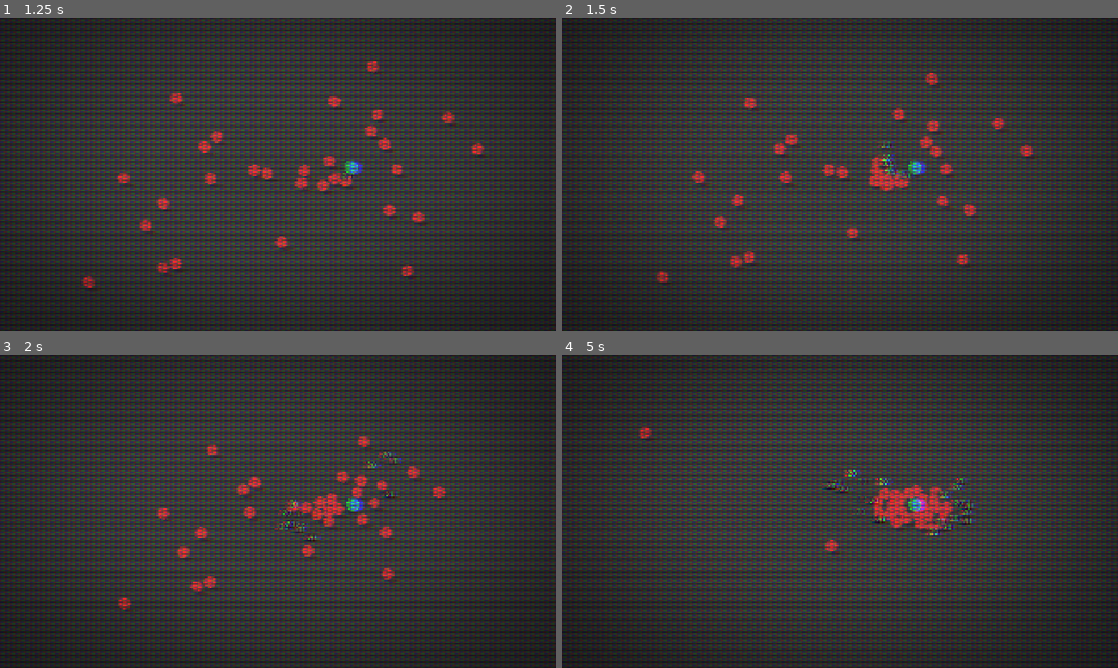
Above: before the commit, frames 1-4 (two rows, left to right).
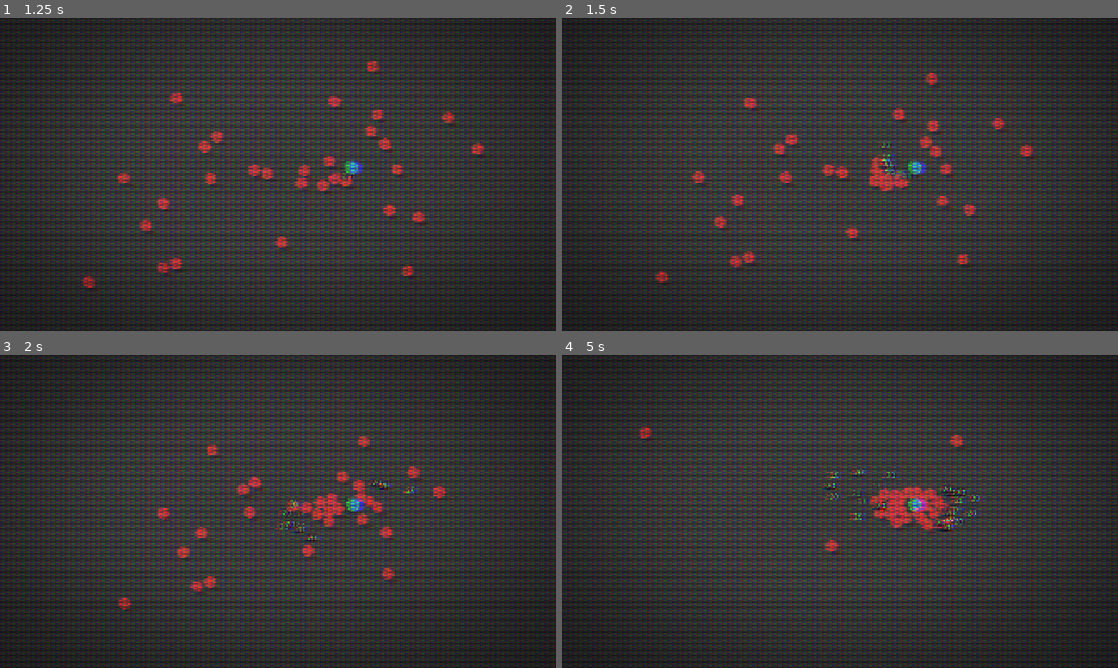
Above: after the commit, the same moments.

Repository: DHA343/prototype
Game: Godot game, scene res://main/main.tscn
Two runs of this game, one before a commit and one after it. Both use one fixed random seed, a clock stepped at 60 frames per second and the inputs below.
Inputs (mouse positions are in pixels of both pictures, inside the frame that each line leads up to):
- Up to frame 1 (1.25 s): tap Enter at 0.5 s; move the mouse to (400, 158) at 0.52 s; hold D (right) from 0.53 s (still down); click (400, 158) at 0.6 s
- Up to frame 2 (1.5 s): release D (right) at 1.25 s; drag from (728, 190) to (912, 168) at 1.27 s
- Up to frame 3 (2 s): no input
- Up to frame 4 (5 s): move the mouse to (895, 442) at 2.02 s; hold D (right) 2.03-2.75 s; click (895, 442) at 2.1 s; drag from (812, 574) to (856, 511) at 2.77 s; move the mouse to (1006, 558) at 3.52 s; hold A (left) 3.53-4.25 s; click (1006, 558) at 3.6 s; drag from (673, 464) to (945, 517) at 4.27 s

Frame 1 is identical in both runs. In frame 2, 0.3% of the frame differs, in the area x 16-85%, y 20-85%; in frame 3, 0.6%; in frame 4, 1.8%, in the area x 46-76%, y 25-58%.

Commit message:
21

Diff:
--- a/main/main.gd
+++ b/main/main.gd
@@ -8,7 +8,7 @@
 @onready var enemy_spawner: EnemySpawner = $EnemySpawner
 @onready var damage_number_spawner: DamageNumberSpawner = $WorldUILayer/DamageNumberSpawner
 @onready var world_sound_output: WorldSoundOutput = $WorldSoundOutput
-@onready var impact_camera_shake: ImpactCameraShake = $Camera2D/CameraShake/ImpactCameraShake
+@onready var camera_shake: CameraShake = $Camera2D/CameraShake
 @onready var world_ui_layer: CanvasLayer = $WorldUILayer
 
 
@@ -16,7 +16,7 @@
 	world_ui_layer.layer = RenderLayers.WORLD_UI
 	crowd_manager.register_member(player, player.crowd)
 	player.sound_requested.connect(world_sound_output.request)
-	player.camera_shake_requested.connect(impact_camera_shake.request_trauma)
+	player.camera_shake_requested.connect(camera_shake.request)
 	enemy_spawner.enemy_spawned.connect(_on_enemy_spawned)
 	enemy_spawner.setup(player, enemies, spawn_area)
 	enemy_spawner.start()
--- a/main/main.tscn
+++ b/main/main.tscn
@@ -10,7 +10,6 @@
 [ext_resource type="Script" uid="uid://cbgahifjtheqi" path="res://systems/damage_number/damage_number_spawner.gd" id="8_damage_number_spawner"]
 [ext_resource type="PackedScene" path="res://components/visual/damage_number/damage_number.tscn" id="9_damage_number"]
 [ext_resource type="Script" uid="uid://bbbg0mjvptfxr" path="res://systems/camera/camera_shake.gd" id="10_camera_shake"]
-[ext_resource type="Script" uid="uid://4nnw1r2i1m1u" path="res://systems/camera/impact_camera_shake.gd" id="11_impact_camera_shake"]
 [ext_resource type="PackedScene" uid="uid://1cph7125gclc" path="res://systems/post_processing/post_processing.tscn" id="12_post_processing"]
 
 [sub_resource type="RectangleShape2D" id="RectangleShape2D_spawn_area"]
@@ -27,11 +26,6 @@
 [node name="CameraShake" type="Node" parent="Camera2D" unique_id=1954490449]
 script = ExtResource("10_camera_shake")
 max_offset = Vector2(12, 7)
-trauma_power = 1.0
-noise_speed = 10.0
-
-[node name="ImpactCameraShake" type="Node" parent="Camera2D/CameraShake" unique_id=1954490450]
-script = ExtResource("11_impact_camera_shake")
 
 [node name="Actors" type="Node2D" parent="." unique_id=137631151]
 y_sort_enabled = true
--- a/player/ability/ability.gd
+++ b/player/ability/ability.gd
@@ -4,7 +4,7 @@
 @warning_ignore("unused_signal")
 signal sound_requested(request: SoundRequest)
 @warning_ignore("unused_signal")
-signal camera_shake_requested(trauma: float)
+signal camera_shake_requested(request: CameraShakeRequest)
 
 @export_range(0.0, 0.5, 0.01, "suffix:s") var press_buffer_duration: float = 0.0
 
--- a/player/ability/ability_controller.gd
+++ b/player/ability/ability_controller.gd
@@ -2,7 +2,7 @@
 extends Node
 
 signal sound_requested(request: SoundRequest)
-signal camera_shake_requested(trauma: float)
+signal camera_shake_requested(request: CameraShakeRequest)
 
 var _slots: Dictionary[StringName, AbilitySlot] = {}
 var _ability_user: Node
@@ -95,5 +95,5 @@
 	sound_requested.emit(request)
 
 
-func _on_ability_camera_shake_requested(trauma: float) -> void:
-	camera_shake_requested.emit(trauma)
+func _on_ability_camera_shake_requested(request: CameraShakeRequest) -> void:
+	camera_shake_requested.emit(request)
--- a/player/ability/punch/punch_ability.gd
+++ b/player/ability/punch/punch_ability.gd
@@ -29,8 +29,8 @@
 	_try_punch(aim_direction)
 
 
-func _on_punch_camera_shake_requested(trauma: float) -> void:
-	camera_shake_requested.emit(trauma)
+func _on_punch_camera_shake_requested(request: CameraShakeRequest) -> void:
+	camera_shake_requested.emit(request)
 
 
 func _on_punch_sound_requested(request: SoundRequest) -> void:
--- a/player/ability/punch/punch_attack.gd
+++ b/player/ability/punch/punch_attack.gd
@@ -1,7 +1,7 @@
 class_name PunchAttack
 extends Node2D
 
-signal camera_shake_requested(trauma: float)
+signal camera_shake_requested(request: CameraShakeRequest)
 signal sound_requested(request: SoundRequest)
 
 @export_group("Hit")
@@ -10,7 +10,7 @@
 @export_range(0.01, 1.0, 0.01, "suffix:s") var hit_active_duration: float = 0.09
 
 @export_group("Feedback")
-@export_range(0.0, 1.0, 0.01) var hit_camera_trauma: float = 0.15
+@export var hit_camera_shake: CameraShakeCue
 
 @export_group("Audio")
 @export var hit_sound: SoundCue
@@ -29,6 +29,7 @@
 var _direction: Vector2 = Vector2.RIGHT
 var _side_sign: float = -1.0
 var _hit_hurtbox_ids: Dictionary[int, bool] = {}
+var _has_requested_hit_camera_shake: bool = false
 
 @onready var _visual_root: Node2D = $VisualRoot
 @onready var _hitbox: Hitbox = $Hitbox
@@ -72,8 +73,21 @@
 	hit.hit_direction = _direction
 	hurtbox.receive_hit(hit)
 	_request_hit_sound(hit.hit_position)
-	if hit_camera_trauma > 0.0:
-		camera_shake_requested.emit(hit_camera_trauma)
+	_request_hit_camera_shake()
+
+
+func _request_hit_camera_shake() -> void:
+	if _has_requested_hit_camera_shake:
+		return
+	_has_requested_hit_camera_shake = true
+	if hit_camera_shake == null:
+		return
+
+	var request := CameraShakeRequest.new()
+	request.cue = hit_camera_shake
+	request.operation = CameraShakeRequest.Operation.PLAY
+	request.impact_direction = _direction
+	camera_shake_requested.emit(request)
 
 
 func _request_hit_sound(hit_position: Vector2) -> void:
--- a/player/ability/punch/punch_attack.tscn
+++ b/player/ability/punch/punch_attack.tscn
@@ -4,6 +4,7 @@
 [ext_resource type="Script" uid="uid://qrvsxwdr56gm" path="res://components/combat/hitbox.gd" id="2_hitbox"]
 [ext_resource type="Script" uid="uid://b3v0jytvki4sj" path="res://systems/audio/sound_cue.gd" id="2_nqmmw"]
 [ext_resource type="AudioStream" uid="uid://5myqy4r2epl5" path="res://player/ability/punch/打撃.wav" id="3_tkwyx"]
+[ext_resource type="Script" path="res://systems/camera/camera_shake_cue.gd" id="4_camera_shake_cue"]
 
 [sub_resource type="Resource" id="Resource_6v1qx"]
 script = ExtResource("2_nqmmw")
@@ -16,10 +17,19 @@
 radius = 18.0
 height = 72.0
 
+[sub_resource type="Resource" id="Resource_hit_camera_shake"]
+script = ExtResource("4_camera_shake_cue")
+strength = 0.2
+duration = 0.08
+kick_weight = 0.9
+low_noise_weight = 0.1
+kick_direction_mode = 1
+
 [node name="PunchAttack" type="Node2D" unique_id=1588396361]
 script = ExtResource("1_punch_attack")
 damage = 20.0
 knockback = 800.0
+hit_camera_shake = SubResource("Resource_hit_camera_shake")
 hit_sound = SubResource("Resource_6v1qx")
 
 [node name="VisualRoot" type="Node2D" parent="." unique_id=1527551148]
--- a/player/player.gd
+++ b/player/player.gd
@@ -2,7 +2,7 @@
 extends CharacterBody2D
 
 signal sound_requested(request: SoundRequest)
-signal camera_shake_requested(trauma: float)
+signal camera_shake_requested(request: CameraShakeRequest)
 
 @export_group("Movement")
 @export_range(0.0, 2000.0, 10.0, "suffix:unit/s") var move_speed: float = 360.0
@@ -48,5 +48,5 @@
 	sound_requested.emit(request)
 
 
-func _on_camera_shake_requested(trauma: float) -> void:
-	camera_shake_requested.emit(trauma)
+func _on_camera_shake_requested(request: CameraShakeRequest) -> void:
+	camera_shake_requested.emit(request)
--- a/systems/camera/camera_shake.gd
+++ b/systems/camera/camera_shake.gd
@@ -2,22 +2,16 @@
 extends Node
 
 @export var max_offset: Vector2 = Vector2(16.0, 9.0)
-
-@export_range(0.0, 10.0, 0.1)
-var trauma_decay_rate: float = 3.0
-
-@export_range(1.0, 4.0, 0.1)
-var trauma_power: float = 2.0
-
-@export_range(0.0, 100.0, 1.0)
-var noise_speed: float = 30.0
-
-@export_range(0.0, 0.2, 0.01)
-var trauma_dead_zone: float = 0.02
-
-var _trauma: float = 0.0
-var _noise_position: float = 0.0
-var _noise: FastNoiseLite
+@export_range(0.0, 1.0, 0.01) var master_intensity: float = 1.0
+@export_range(0.0, 100.0, 1.0) var low_noise_speed: float = 8.0
+@export_range(0.0, 100.0, 1.0) var high_noise_speed: float = 36.0
+
+var _one_shots: Array[OneShotState] = []
+var _sustains: Dictionary[int, SustainState] = {}
+var _low_noise_position: float = 0.0
+var _high_noise_position: float = 0.0
+var _low_noise: FastNoiseLite
+var _high_noise: FastNoiseLite
 var _camera: Camera2D
 
 
@@ -25,11 +19,8 @@
 	_camera = get_parent() as Camera2D
 	assert(_camera != null, "CameraShake must be a child of Camera2D.")
 
-	_noise = FastNoiseLite.new()
-	_noise.noise_type = FastNoiseLite.TYPE_SIMPLEX_SMOOTH
-	_noise.fractal_type = FastNoiseLite.FRACTAL_NONE
-	_noise.frequency = 1.0
-	_noise.seed = randi()
+	_low_noise = _create_noise()
+	_high_noise = _create_noise()
 	_camera.offset = Vector2.ZERO
 	set_process(false)
 
@@ -40,30 +31,216 @@
 
 
 func _process(delta: float) -> void:
-	_trauma = maxf(_trauma - trauma_decay_rate * delta, 0.0)
-	if _trauma <= trauma_dead_zone:
-		stop()
-		return
-
-	_noise_position += noise_speed * delta
-	var shake_offset := Vector2(
-		_noise.get_noise_1d(_noise_position),
-		_noise.get_noise_1d(_noise_position + 1000.0)
-	)
-	var shake_strength := pow(_trauma, trauma_power)
-	_camera.offset = shake_offset * max_offset * shake_strength
-
-
-func add_trauma(amount: float) -> void:
-	if amount <= 0.0:
-		return
-
-	_trauma = clampf(_trauma + amount, 0.0, 1.0)
-	set_process(true)
-
-
-func stop() -> void:
-	_trauma = 0.0
-	_noise_position = 0.0
-	_camera.offset = Vector2.ZERO
-	set_process(false)
+	_release_destroyed_sources()
+	_camera.offset = _calculate_offset() * master_intensity
+	_advance_states(delta)
+	_low_noise_position += low_noise_speed * delta
+	_high_noise_position += high_noise_speed * delta
+
+	if _one_shots.is_empty() and _sustains.is_empty():
+		_camera.offset = Vector2.ZERO
+		set_process(false)
+
+
+func request(request: CameraShakeRequest) -> void:
+	match request.operation:
+		CameraShakeRequest.Operation.PLAY:
+			_request_one_shot(request)
+		CameraShakeRequest.Operation.START:
+			_start_sustain(request)
+		CameraShakeRequest.Operation.UPDATE:
+			_update_sustain(request)
+		CameraShakeRequest.Operation.STOP:
+			_stop_sustain(request.source_id)
+
+	if not _one_shots.is_empty() or not _sustains.is_empty():
+		set_process(true)
+
+
+func _request_one_shot(request: CameraShakeRequest) -> void:
+	assert(request.cue != null, "A cue is required for PLAY.")
+	assert(request.cue.lifetime == CameraShakeCue.Lifetime.ONE_SHOT, "PLAY requires a one-shot cue.")
+	if request.cue.duration <= 0.0:
+		return
+
+	var state := OneShotState.new()
+	state.cue = request.cue
+	state.impact_direction = request.impact_direction
+	state.strength_scale = request.strength_scale
+	_one_shots.append(state)
+
+
+func _start_sustain(request: CameraShakeRequest) -> void:
+	assert(request.cue != null, "A cue is required for START.")
+	assert(request.cue.lifetime == CameraShakeCue.Lifetime.SUSTAIN, "START requires a sustain cue.")
+	assert(request.source_id != 0, "A sustain source_id is required.")
+	assert(request.source_reference != null, "A sustain source_reference is required.")
+
+	var state := _sustains.get(request.source_id) as SustainState
+	if state == null:
+		state = SustainState.new()
+		_sustains[request.source_id] = state
+	state.cue = request.cue
+	state.source_reference = request.source_reference
+	state.impact_direction = request.impact_direction
+	state.strength_scale = request.strength_scale
+	state.is_releasing = false
+	state.release_elapsed = 0.0
+
+
+func _update_sustain(request: CameraShakeRequest) -> void:
+	assert(request.source_id != 0, "A sustain source_id is required.")
+	var state := _sustains.get(request.source_id) as SustainState
+	assert(state != null, "UPDATE requires an active sustain.")
+	if state == null:
+		return
+
+	state.impact_direction = request.impact_direction
+	state.strength_scale = request.strength_scale
+
+
+func _stop_sustain(source_id: int) -> void:
+	assert(source_id != 0, "A sustain source_id is required.")
+	var state := _sustains.get(source_id) as SustainState
+	assert(state != null, "STOP requires an active sustain.")
+	if state != null:
+		_begin_release(state)
+
+
+func _release_destroyed_sources() -> void:
+	for state: SustainState in _sustains.values():
+		if not state.is_releasing and state.source_reference.get_ref() == null:
+			_begin_release(state)
+
+
+func _begin_release(state: SustainState) -> void:
+	if state.is_releasing:
+		return
+	state.is_releasing = true
+	state.release_strength = _get_sustain_strength(state)
+	state.release_elapsed = 0.0
+
+
+func _calculate_offset() -> Vector2:
+	var totals := ChannelStrengths.new()
+
+	for state: OneShotState in _one_shots:
+		_add_contribution(
+			state.cue,
+			_get_one_shot_strength(state),
+			state.impact_direction,
+			totals
+		)
+	for state: SustainState in _sustains.values():
+		_add_contribution(
+			state.cue,
+			_get_sustain_strength(state),
+			state.impact_direction,
+			totals
+		)
+
+	var low_offset := _get_noise_vector(_low_noise, _low_noise_position) * totals.low_strength
+	var high_offset := _get_noise_vector(_high_noise, _high_noise_position) * totals.high_strength
+	var normalized_offset := totals.kick_offset + low_offset + high_offset
+	if normalized_offset.length() > 1.0:
+		normalized_offset = normalized_offset.normalized()
+	return normalized_offset * max_offset
+
+
+func _add_contribution(
+	cue: CameraShakeCue,
+	strength: float,
+	impact_direction: Vector2,
+	totals: ChannelStrengths
+) -> void:
+	var weight_total := cue.kick_weight + cue.low_noise_weight + cue.high_noise_weight
+	if weight_total <= 0.0:
+		return
+
+	var kick_weight := cue.kick_weight / weight_total
+	var low_weight := cue.low_noise_weight / weight_total
+	var high_weight := cue.high_noise_weight / weight_total
+	var contribution := strength * kick_weight
+	if cue.kick_direction_mode == CameraShakeCue.KickDirectionMode.OPPOSITE_IMPACT \
+		and not impact_direction.is_zero_approx() and contribution > totals.kick_strength:
+		totals.kick_strength = contribution
+		totals.kick_offset = -impact_direction.normalized() * contribution
+
+	totals.low_strength = _saturated_add(totals.low_strength, strength * low_weight)
+	totals.high_strength = _saturated_add(totals.high_strength, strength * high_weight)
+
+
+func _get_one_shot_strength(state: OneShotState) -> float:
+	var progress := clampf(state.elapsed / state.cue.duration, 0.0, 1.0)
+	return _get_effective_strength(state.cue, state.strength_scale) * pow(1.0 - progress, 2.0)
+
+
+func _get_sustain_strength(state: SustainState) -> float:
+	if not state.is_releasing:
+		return _get_effective_strength(state.cue, state.strength_scale)
+	if state.cue.release_duration <= 0.0:
+		return 0.0
+
+	var progress := clampf(state.release_elapsed / state.cue.release_duration, 0.0, 1.0)
+	return state.release_strength * pow(1.0 - progress, 2.0)
+
+
+func _get_effective_strength(cue: CameraShakeCue, strength_scale: float) -> float:
+	return clampf(cue.strength * maxf(strength_scale, 0.0), 0.0, 1.0)
+
+
+func _advance_states(delta: float) -> void:
+	for index: int in range(_one_shots.size() - 1, -1, -1):
+		var state := _one_shots[index]
+		state.elapsed += delta
+		if state.elapsed >= state.cue.duration:
+			_one_shots.remove_at(index)
+
+	for source_id: int in _sustains.keys():
+		var state: SustainState = _sustains[source_id]
+		if not state.is_releasing:
+			continue
+		state.release_elapsed += delta
+		if state.release_elapsed >= state.cue.release_duration:
+			_sustains.erase(source_id)
+
+
+func _create_noise() -> FastNoiseLite:
+	var noise := FastNoiseLite.new()
+	noise.noise_type = FastNoiseLite.TYPE_SIMPLEX_SMOOTH
+	noise.fractal_type = FastNoiseLite.FRACTAL_NONE
+	noise.frequency = 1.0
+	noise.seed = randi()
+	return noise
+
+
+func _get_noise_vector(noise: FastNoiseLite, position: float) -> Vector2:
+	return Vector2(noise.get_noise_1d(position), noise.get_noise_1d(position + 1000.0))
+
+
+func _saturated_add(first: float, second: float) -> float:
+	return first + second - first * second
+
+
+class OneShotState:
+	var cue: CameraShakeCue
+	var impact_direction: Vector2
+	var strength_scale: float
+	var elapsed: float = 0.0
+
+
+class SustainState:
+	var cue: CameraShakeCue
+	var source_reference: WeakRef
+	var impact_direction: Vector2
+	var strength_scale: float
+	var is_releasing: bool = false
+	var release_strength: float = 0.0
+	var release_elapsed: float = 0.0
+
+
+class ChannelStrengths:
+	var kick_strength: float = 0.0
+	var kick_offset: Vector2 = Vector2.ZERO
+	var low_strength: float = 0.0
+	var high_strength: float = 0.0
--- /dev/null
+++ b/systems/camera/camera_shake_cue.gd
@@ -0,0 +1,21 @@
+class_name CameraShakeCue
+extends Resource
+
+enum Lifetime {
+	ONE_SHOT,
+	SUSTAIN,
+}
+
+enum KickDirectionMode {
+	NONE,
+	OPPOSITE_IMPACT,
+}
+
+@export var lifetime: Lifetime = Lifetime.ONE_SHOT
+@export_range(0.0, 1.0, 0.01) var strength: float = 1.0
+@export_range(0.0, 5.0, 0.01, "suffix:s") var duration: float = 0.1
+@export_range(0.0, 5.0, 0.01, "suffix:s") var release_duration: float = 0.1
+@export_range(0.0, 10.0, 0.01) var kick_weight: float = 1.0
+@export_range(0.0, 10.0, 0.01) var low_noise_weight: float = 0.0
+@export_range(0.0, 10.0, 0.01) var high_noise_weight: float = 0.0
+@export var kick_direction_mode: KickDirectionMode = KickDirectionMode.NONE
--- /dev/null
+++ b/systems/camera/camera_shake_request.gd
@@ -0,0 +1,16 @@
+class_name CameraShakeRequest
+extends RefCounted
+
+enum Operation {
+	PLAY,
+	START,
+	UPDATE,
+	STOP,
+}
+
+var cue: CameraShakeCue
+var operation: Operation = Operation.PLAY
+var source_id: int = 0
+var source_reference: WeakRef
+var impact_direction: Vector2 = Vector2.ZERO
+var strength_scale: float = 1.0
--- a/systems/camera/impact_camera_shake.gd
+++ /dev/null
@@ -1,32 +0,0 @@
-class_name ImpactCameraShake
-extends Node
-
-var _pending_trauma: float = 0.0
-var _flush_scheduled: bool = false
-
-@onready var _camera_shake: CameraShake = get_parent() as CameraShake
-
-
-func _ready() -> void:
-	assert(_camera_shake != null, "ImpactCameraShake must be a child of CameraShake.")
-
-
-func request_trauma(amount: float) -> void:
-	if amount <= 0.0:
-		return
-
-	_pending_trauma = maxf(_pending_trauma, clampf(amount, 0.0, 1.0))
-	if _flush_scheduled:
-		return
-
-	_flush_scheduled = true
-	call_deferred("_flush_pending_trauma")
-
-
-func _flush_pending_trauma() -> void:
-	_flush_scheduled = false
-	if _pending_trauma <= 0.0:
-		return
-
-	_camera_shake.add_trauma(_pending_trauma)
-	_pending_trauma = 0.0
--- a/tests/ability_regression.gd
+++ b/tests/ability_regression.gd
@@ -93,7 +93,7 @@
 	var controller := AbilityController.new()
 	var slot := AbilitySlot.new()
 	var sound_count := [0]
-	var trauma := [0.0]
+	var received_camera_shake: Array[CameraShakeRequest] = []
 	slot.slot_id = &"primary"
 	slot.input_action = &"ability_primary"
 	slot.initial_ability_scene = PUNCH_ABILITY_SCENE
@@ -103,12 +103,20 @@
 	fixture_root.add_child(controller)
 	controller.add_child(slot)
 	controller.sound_requested.connect(func(_request: SoundRequest): sound_count[0] += 1)
-	controller.camera_shake_requested.connect(func(value: float): trauma[0] = value)
+	controller.camera_shake_requested.connect(
+		func(request: CameraShakeRequest): received_camera_shake.append(request)
+	)
 	controller.setup(fixture_root, player_input, attack_root)
 	var ability := controller.get_ability(&"primary")
 	ability.sound_requested.emit(SoundRequest.new(SoundCue.new(), Vector2.ZERO, ability))
-	ability.camera_shake_requested.emit(0.25)
-	_expect(sound_count[0] == 1 and is_equal_approx(trauma[0], 0.25), "Ability feedback relays through the controller.")
+	var camera_shake_request := CameraShakeRequest.new()
+	ability.camera_shake_requested.emit(camera_shake_request)
+	_expect(
+		sound_count[0] == 1
+			and received_camera_shake.size() == 1
+			and received_camera_shake[0].operation == CameraShakeRequest.Operation.PLAY,
+		"Ability feedback relays through the controller."
+	)
 	fixture_root.queue_free()
 
 
--- /dev/null
+++ b/tests/camera_shake_regression.gd
@@ -0,0 +1,92 @@
+extends SceneTree
+## Run: godot --headless --path . --script tests/camera_shake_regression.gd
+
+var _failures: int = 0
+
+
+func _initialize() -> void:
+	_run.call_deferred()
+
+
+func _run() -> void:
+	await _check_one_shot_and_master_intensity()
+	await _check_sustain_release()
+	print("Camera shake regression: %d failure(s)." % _failures)
+	quit(1 if _failures > 0 else 0)
+
+
+func _check_one_shot_and_master_intensity() -> void:
+	var fixture := await _create_fixture()
+	var camera: Camera2D = fixture[&"camera"]
+	var shake: CameraShake = fixture[&"shake"]
+	var cue := CameraShakeCue.new()
+	cue.strength = 0.5
+	cue.duration = 0.2
+	cue.kick_weight = 1.0
+	cue.low_noise_weight = 0.0
+	cue.high_noise_weight = 0.0
+	cue.kick_direction_mode = CameraShakeCue.KickDirectionMode.OPPOSITE_IMPACT
+	var request := CameraShakeRequest.new()
+	request.cue = cue
+	request.operation = CameraShakeRequest.Operation.PLAY
+	request.impact_direction = Vector2.RIGHT
+	shake.master_intensity = 0.0
+	shake.request(request)
+	await process_frame
+	_expect(camera.offset == Vector2.ZERO, "Master intensity prevents camera movement.")
+	shake.master_intensity = 1.0
+	await process_frame
+	_expect(camera.offset.x < 0.0, "Kick is opposite to the impact direction.")
+	await create_timer(0.25).timeout
+	_expect(camera.offset == Vector2.ZERO, "One-shot finishes at zero offset.")
+	fixture.root.queue_free()
+
+
+func _check_sustain_release() -> void:
+	var fixture := await _create_fixture()
+	var camera: Camera2D = fixture[&"camera"]
+	var shake: CameraShake = fixture[&"shake"]
+	var source := Node.new()
+	fixture.root.add_child(source)
+	var cue := CameraShakeCue.new()
+	cue.lifetime = CameraShakeCue.Lifetime.SUSTAIN
+	cue.strength = 0.5
+	cue.release_duration = 0.05
+	cue.kick_weight = 1.0
+	cue.low_noise_weight = 0.0
+	cue.high_noise_weight = 0.0
+	cue.kick_direction_mode = CameraShakeCue.KickDirectionMode.OPPOSITE_IMPACT
+	var start_request := CameraShakeRequest.new()
+	start_request.cue = cue
+	start_request.operation = CameraShakeRequest.Operation.START
+	start_request.source_id = source.get_instance_id()
+	start_request.source_reference = weakref(source)
+	start_request.impact_direction = Vector2.RIGHT
+	shake.request(start_request)
+	await process_frame
+	_expect(camera.offset.x < 0.0, "Sustain starts without damage ticks.")
+	var stop_request := CameraShakeRequest.new()
+	stop_request.operation = CameraShakeRequest.Operation.STOP
+	stop_request.source_id = source.get_instance_id()
+	shake.request(stop_request)
+	await create_timer(0.1).timeout
+	_expect(camera.offset == Vector2.ZERO, "Sustain release finishes at zero offset.")
+	fixture.root.queue_free()
+
+
+func _create_fixture() -> Dictionary[StringName, Node]:
+	var fixture_root := Node2D.new()
+	var camera := Camera2D.new()
+	var shake := CameraShake.new()
+	root.add_child(fixture_root)
+	fixture_root.add_child(camera)
+	camera.add_child(shake)
+	await process_frame
+	return {&"root": fixture_root, &"camera": camera, &"shake": shake}
+
+
+func _expect(condition: bool, message: String) -> void:
+	if condition:
+		return
+	_failures += 1
+	push_error(message)
Not shown, added: systems/camera/camera_shake_cue.gd.uid
Not shown, added: systems/camera/camera_shake_request.gd.uid
Not shown, removed: systems/camera/impact_camera_shake.gd.uid
Not shown, added: tests/camera_shake_regression.gd.uid
Not shown, changed: AGENTS.md
